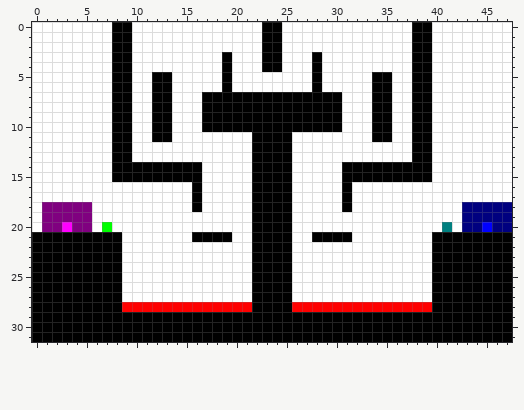
Two versions of one pixel-art sprite, priv/static/images/level.png. The picture above is the old version.
The file is 48x32 pixels.
Once edited:
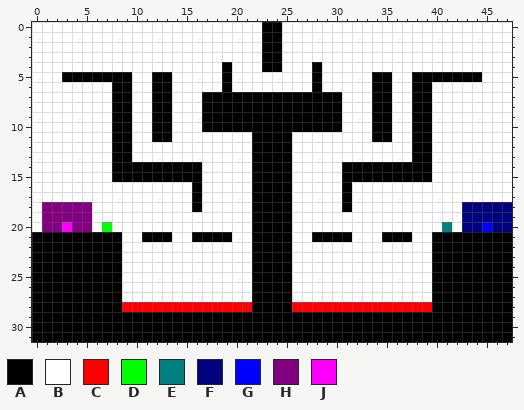
Palette (. is transparent): A #000000  B #ffffff  C #ff0000  D #00ff00  E #008080  F #000080  G #0000ff  H #800080  J #ff00ff
Edits made:
@@ x 0..47 @@
- 0 BBBBBBBBAABBBBBBBBBBBBBAABBBBBBBBBBBBBAABBBBBBBB
- 1 BBBBBBBBAABBBBBBBBBBBBBAABBBBBBBBBBBBBAABBBBBBBB
- 2 BBBBBBBBAABBBBBBBBBBBBBAABBBBBBBBBBBBBAABBBBBBBB
- 3 BBBBBBBBAABBBBBBBBBABBBAABBBABBBBBBBBBAABBBBBBBB
- 4 BBBBBBBBAABBBBBBBBBABBBAABBBABBBBBBBBBAABBBBBBBB
- 5 BBBBBBBBAABBAABBBBBABBBBBBBBABBBBBAABBAABBBBBBBB
+ 0 BBBBBBBBBBBBBBBBBBBBBBBAABBBBBBBBBBBBBBBBBBBBBBB
+ 1 BBBBBBBBBBBBBBBBBBBBBBBAABBBBBBBBBBBBBBBBBBBBBBB
+ 2 BBBBBBBBBBBBBBBBBBBBBBBAABBBBBBBBBBBBBBBBBBBBBBB
+ 3 BBBBBBBBBBBBBBBBBBBBBBBAABBBBBBBBBBBBBBBBBBBBBBB
+ 4 BBBBBBBBBBBBBBBBBBBABBBAABBBABBBBBBBBBBBBBBBBBBB
+ 5 BBBAAAAAAABBAABBBBBABBBBBBBBABBBBBAABBAAAAAAABBB
  6 BBBBBBBBAABBAABBBBBABBBBBBBBABBBBBAABBAABBBBBBBB
@@ x 9..39 @@
 20 BBBBBBBBBBBBBAAAABBBBBBBBBBBBBB
-21 BBBBBBBAAAABBAAAABBAAAABBBBBBBB
+21 BBAAABBAAAABBAAAABBAAAABBBAAABB
 22 BBBBBBBBBBBBBAAAABBBBBBBBBBBBBB
Changed places in both pictures, as pixel boxes (x1, y1, x2, y2):
changed: (62, 22, 132, 82)
changed: (412, 22, 482, 82)
changed: (222, 52, 232, 62)
changed: (312, 52, 322, 62)
changed: (142, 232, 172, 242)
changed: (382, 232, 412, 242)
